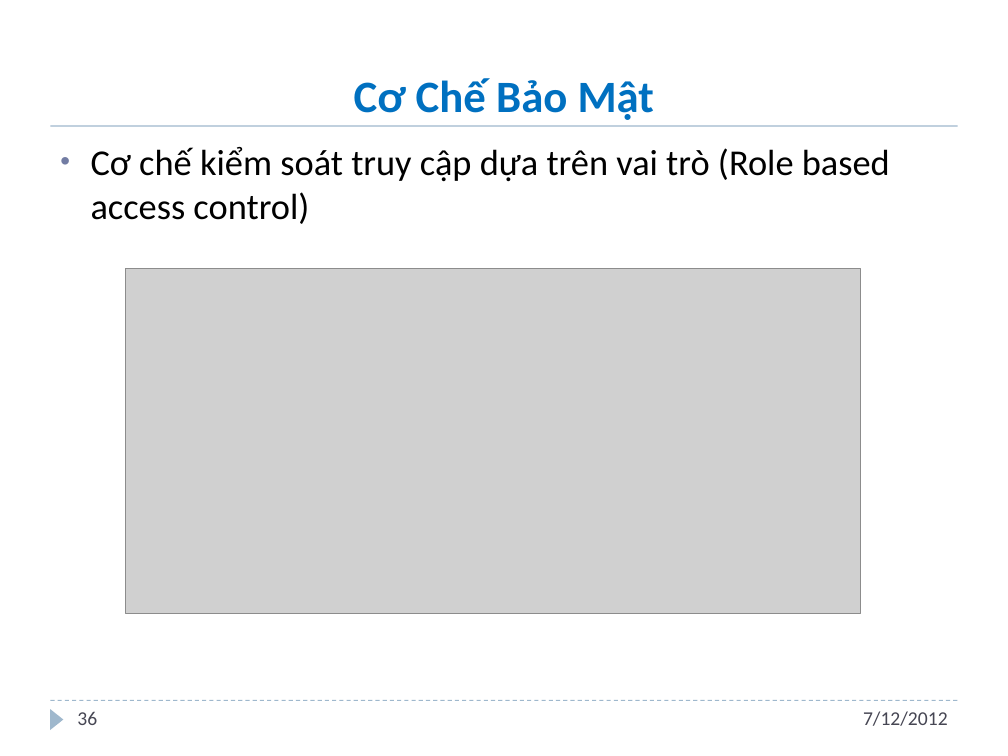
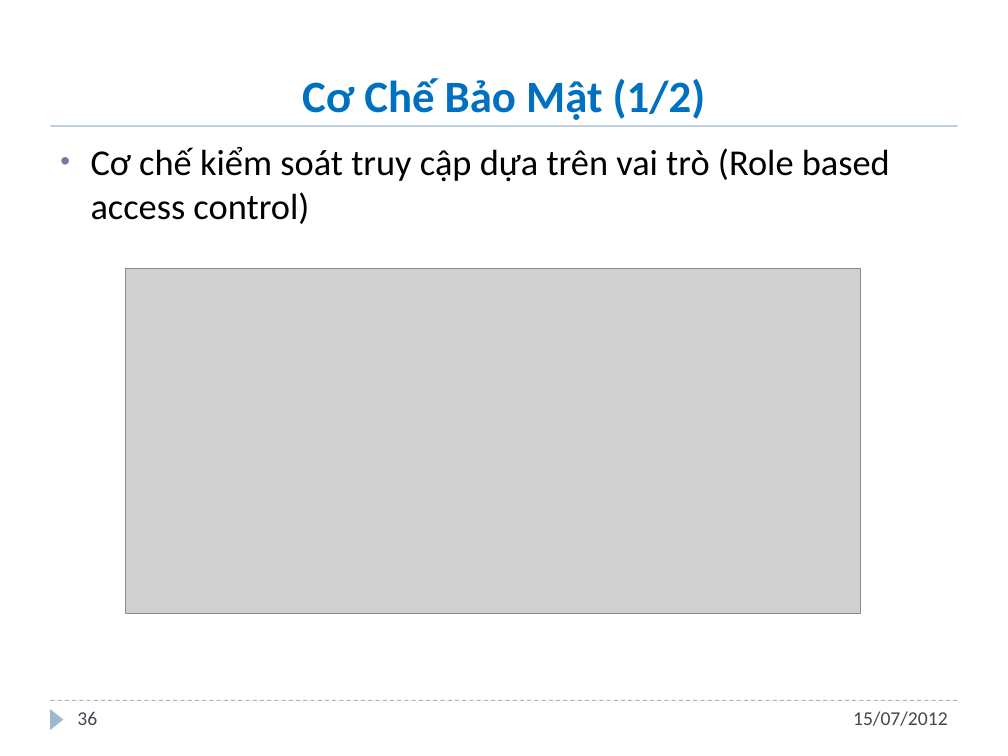
Before and after one commit to andungtra/he-thong-quan-ly-tuong-tac, a slide deck: slide 36 of Report/ppt/Presentation.pptx. Drawn at 1008x756 pixels with LibreOffice and Linux fonts; fonts in the diff are those of the drawing; grey boxes stand for pictures; background and template pictures are left out. Boxes give left, top, right and bottom in pixels: in the first picture for what was removed or moved away, otherwise in the second. Text is boxed around its words. In the diff, an @@ line names an element or a change of style, - is before the commit and + after.

```diff
--- a/Report/ppt/Presentation.pptx
+++ b/Report/ppt/Presentation.pptx
@@ title at bbox=[302, 78, 706, 120]: text changed @@
-Cơ Chế Bảo Mật
+Cơ Chế Bảo Mật (1/2)
@@ text at bbox=[853, 711, 948, 726]: text changed @@
-7/12/2012
+15/07/2012
```
Also in this commit, not shown: 43 other slides changed, 2 slides added, 1 other file.
